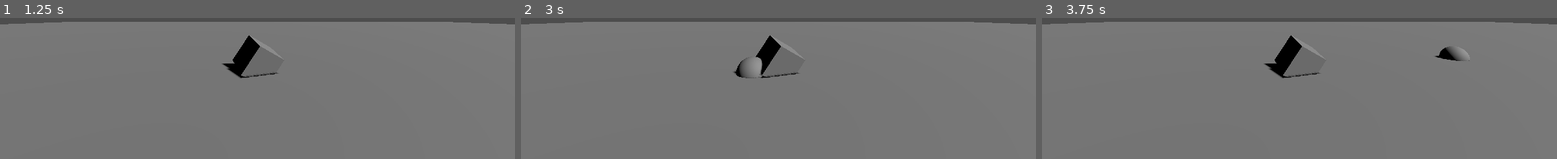
Above: before the commit, frames 1-3 (left to right).
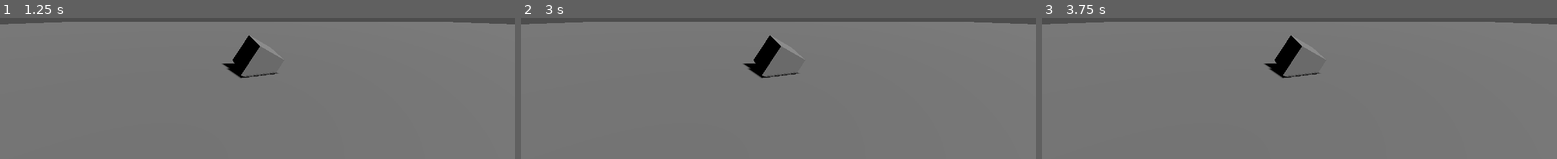
Above: after the commit, the same moments.

Repository: Kaszana102/GGJ2025
Game: Godot game, scene res://Sandbox/Lenetis/camera_test_scene.tscn
The game is run twice, just before and just after one commit, with the same random seed, the same clock (stepped at 60 frames per second) and the same inputs. The project has no main scene, so this scene is started directly.
Inputs (mouse positions are in pixels of both pictures, inside the frame that each line leads up to):
- Up to frame 1 (1.25 s): tap Enter at 0.5 s; move the mouse to (outside the picture) at 0.52 s; hold 1 from 0.53 s (still down); click (outside the picture) at 0.67 s
- Up to frame 2 (3 s): tap Space at 1.25, 2.75 s; move the mouse to (675, 29) at 1.27 s; release 1 at 1.28 s; tap 1 at 1.35, 2.85 s; click (675, 29) at 1.42 s; tap Enter at 2 s; move the mouse to (outside the picture) at 2.02 s; hold 1 2.03-2.78 s; click (outside the picture) at 2.17 s; move the mouse to (752, 72) at 2.77 s; click (752, 72) at 2.92 s
- Up to frame 3 (3.75 s): tap Enter at 3.5 s; move the mouse to (1454, 58) at 3.52 s; hold 1 from 3.53 s (still down); click (1454, 58) at 3.67 s

Frame 1 is identical in both runs. In frame 2, 0.5% of the frame differs, in the area x 41-47%, y 27-43%; in frame 3, 0.3%.

Commit message:
Structure ghosts and placing

Diff:
--- a/ggj2025/Code/Camera/camera_raycast.gd
+++ b/ggj2025/Code/Camera/camera_raycast.gd
@@ -2,7 +2,6 @@
 
 extends Camera3D
 
-@export var raycast_indicator: Node3D
 @export var ray_length: float = 100
 
 
@@ -21,9 +20,3 @@
 		return raycast_position
 
 	return null
-
-## Todo, only for debug, remove this
-func _process(delta: float) -> void:
-	var pos = get_raycast_position()
-	if pos:
-		raycast_indicator.position = pos
--- /dev/null
+++ b/ggj2025/Code/UI/test_ui.gd
@@ -0,0 +1,33 @@
+class_name TestUI
+
+extends Node
+
+@export var _structure_placer: StructurePlacer
+
+@export var _structure_ghost_prefab: PackedScene
+
+
+func _spawn_structure_ghost() -> StructureGhost:
+	var ghost = _structure_ghost_prefab.instantiate()
+	get_tree().get_root().add_child(ghost)
+
+	return ghost
+
+
+
+# Called every frame. 'delta' is the elapsed time since the previous frame.
+func _process(delta: float) -> void:
+	if Input.is_key_pressed(KEY_ESCAPE):
+		print("esc")
+		if _structure_placer.has_structure_ghost():
+			print("cancel structure")
+			_structure_placer.clear_structure_ghost()
+	if Input.is_key_pressed(KEY_1):
+		print("1")
+		if not _structure_placer.has_structure_ghost():
+			print("set structure")
+			var ghost = _spawn_structure_ghost()
+			_structure_placer.set_structure_ghost(ghost)
+
+	if Input.is_mouse_button_pressed(MOUSE_BUTTON_LEFT):
+		_structure_placer.place_structure()
--- a/ggj2025/Code/structures/structure.gd
+++ b/ggj2025/Code/structures/structure.gd
@@ -1,4 +1,6 @@
-extends Node
+class_name Structure
+
+extends Node3D
 
 @export var radius : float = 1
 ## energy consumption per second
--- /dev/null
+++ b/ggj2025/Code/structures/structure_ghost.gd
@@ -0,0 +1,30 @@
+class_name StructureGhost
+
+extends Node3D
+
+## StructureGhost is an "unplaced" structure. Will be converted to its corresponding
+## "real" structure when place() is called
+
+## The structure that will be placed
+@export var structure: PackedScene
+
+func can_place() -> bool:
+	return true  # todo
+
+func place() -> bool:
+	if not can_place():
+		return false
+
+	var placed_structure = structure.instantiate()
+	placed_structure.transform = global_transform
+	get_tree().get_root().add_child(placed_structure)
+	return true
+
+# Called when the node enters the scene tree for the first time.
+func _ready() -> void:
+	pass # Replace with function body.
+
+
+# Called every frame. 'delta' is the elapsed time since the previous frame.
+func _process(delta: float) -> void:
+	pass
--- /dev/null
+++ b/ggj2025/Code/structures/structure_placer.gd
@@ -0,0 +1,30 @@
+class_name StructurePlacer
+
+extends Node
+
+@export var _camera: RaycastCamera3D
+
+var _structure_ghost: StructureGhost
+
+
+func set_structure_ghost(structure_ghost: StructureGhost) -> void:
+	_structure_ghost = structure_ghost
+
+func clear_structure_ghost() -> void:
+	_structure_ghost.queue_free()
+	_structure_ghost = null
+
+func place_structure() -> void:
+	if has_structure_ghost():
+		var success = self._structure_ghost.place()
+		if success:
+			self.clear_structure_ghost()
+
+func has_structure_ghost() -> bool:
+	return _structure_ghost != null
+
+func _process(delta: float) -> void:
+	if _structure_ghost:
+		var place_position = _camera.get_raycast_position()
+		if place_position:
+			_structure_ghost.position = place_position
--- /dev/null
+++ b/ggj2025/Prefabs/Structures/test_structure.tscn
@@ -0,0 +1,13 @@
+[gd_scene load_steps=3 format=3 uid="uid://irl3y74jd2hi"]
+
+[ext_resource type="Script" path="res://Code/structures/structure.gd" id="1_aojpp"]
+
+[sub_resource type="BoxMesh" id="BoxMesh_2ue2r"]
+size = Vector3(1, 2, 1)
+
+[node name="TestStructure" type="Node3D"]
+script = ExtResource("1_aojpp")
+
+[node name="MeshInstance3D" type="MeshInstance3D" parent="."]
+transform = Transform3D(1, 0, 0, 0, 1, 0, 0, 0, 1, 0, 1, 0)
+mesh = SubResource("BoxMesh_2ue2r")
--- /dev/null
+++ b/ggj2025/Prefabs/Structures/test_structure_ghost.tscn
@@ -0,0 +1,15 @@
+[gd_scene load_steps=4 format=3 uid="uid://dnrlyjun6im18"]
+
+[ext_resource type="Script" path="res://Code/structures/structure_ghost.gd" id="1_4yytf"]
+[ext_resource type="PackedScene" uid="uid://irl3y74jd2hi" path="res://Prefabs/Structures/test_structure.tscn" id="2_m7u5a"]
+
+[sub_resource type="BoxMesh" id="BoxMesh_hw5id"]
+size = Vector3(0.7, 2, 0.7)
+
+[node name="TestStructureGhost" type="Node3D"]
+script = ExtResource("1_4yytf")
+structure = ExtResource("2_m7u5a")
+
+[node name="MeshInstance3D" type="MeshInstance3D" parent="."]
+transform = Transform3D(1, 0, 0, 0, 1, 0, 0, 0, 1, 0, 1, 0)
+mesh = SubResource("BoxMesh_hw5id")
--- /dev/null
+++ b/ggj2025/Sandbox/Lenetis/structure_placer_test.tscn
@@ -0,0 +1,54 @@
+[gd_scene load_steps=8 format=3 uid="uid://c2v2bepsfr3vw"]
+
+[ext_resource type="Script" path="res://Code/Camera/camera_raycast.gd" id="1_egydw"]
+[ext_resource type="Script" path="res://Code/UI/test_ui.gd" id="2_njneh"]
+[ext_resource type="Script" path="res://Code/structures/structure_placer.gd" id="3_1tu4x"]
+[ext_resource type="PackedScene" uid="uid://dnrlyjun6im18" path="res://Prefabs/Structures/test_structure_ghost.tscn" id="3_w4c7i"]
+
+[sub_resource type="BoxMesh" id="BoxMesh_0e3qe"]
+
+[sub_resource type="BoxShape3D" id="BoxShape3D_sb4hh"]
+
+[sub_resource type="SphereMesh" id="SphereMesh_k8f8k"]
+
+[node name="TestScene" type="Node3D"]
+
+[node name="MeshInstance3D" type="MeshInstance3D" parent="."]
+transform = Transform3D(100, 0, 0, 0, 0.1, 0, 0, 0, 100, 0, 0, 0)
+mesh = SubResource("BoxMesh_0e3qe")
+
+[node name="Area3D" type="Area3D" parent="MeshInstance3D"]
+
+[node name="CollisionShape3D" type="CollisionShape3D" parent="MeshInstance3D/Area3D"]
+shape = SubResource("BoxShape3D_sb4hh")
+
+[node name="MeshInstance3D2" type="MeshInstance3D" parent="."]
+transform = Transform3D(0.756385, 0.547866, 0.357386, -0.5, 0.836516, -0.224144, -0.42176, -0.00915377, 0.906661, 0, 0.411957, -6.04737)
+mesh = SubResource("BoxMesh_0e3qe")
+skeleton = NodePath("../MeshInstance3D")
+
+[node name="Area3D" type="Area3D" parent="MeshInstance3D2"]
+
+[node name="CollisionShape3D" type="CollisionShape3D" parent="MeshInstance3D2/Area3D"]
+transform = Transform3D(1, -2.04891e-08, 0, 2.77068e-08, 1, 1.86265e-09, 0, 1.21072e-08, 1, 0, 0, 0)
+shape = SubResource("BoxShape3D_sb4hh")
+
+[node name="DirectionalLight3D" type="DirectionalLight3D" parent="."]
+transform = Transform3D(0.75, -0.0473671, 0.65974, -0.5, 0.612372, 0.612372, -0.433013, -0.789149, 0.435596, 0, 3, 0)
+shadow_enabled = true
+
+[node name="MeshInstance3D3" type="MeshInstance3D" parent="."]
+mesh = SubResource("SphereMesh_k8f8k")
+
+[node name="RaycastCamera" type="Camera3D" parent="."]
+transform = Transform3D(1, 0, 0, 0, 1, 0, 0, 0, 1, 0, 1.86, 0)
+script = ExtResource("1_egydw")
+
+[node name="TestUI" type="Node" parent="RaycastCamera" node_paths=PackedStringArray("_structure_placer")]
+script = ExtResource("2_njneh")
+_structure_placer = NodePath("../StructurePlacer")
+_structure_ghost_prefab = ExtResource("3_w4c7i")
+
+[node name="StructurePlacer" type="Node" parent="RaycastCamera" node_paths=PackedStringArray("_camera")]
+script = ExtResource("3_1tu4x")
+_camera = NodePath("..")
